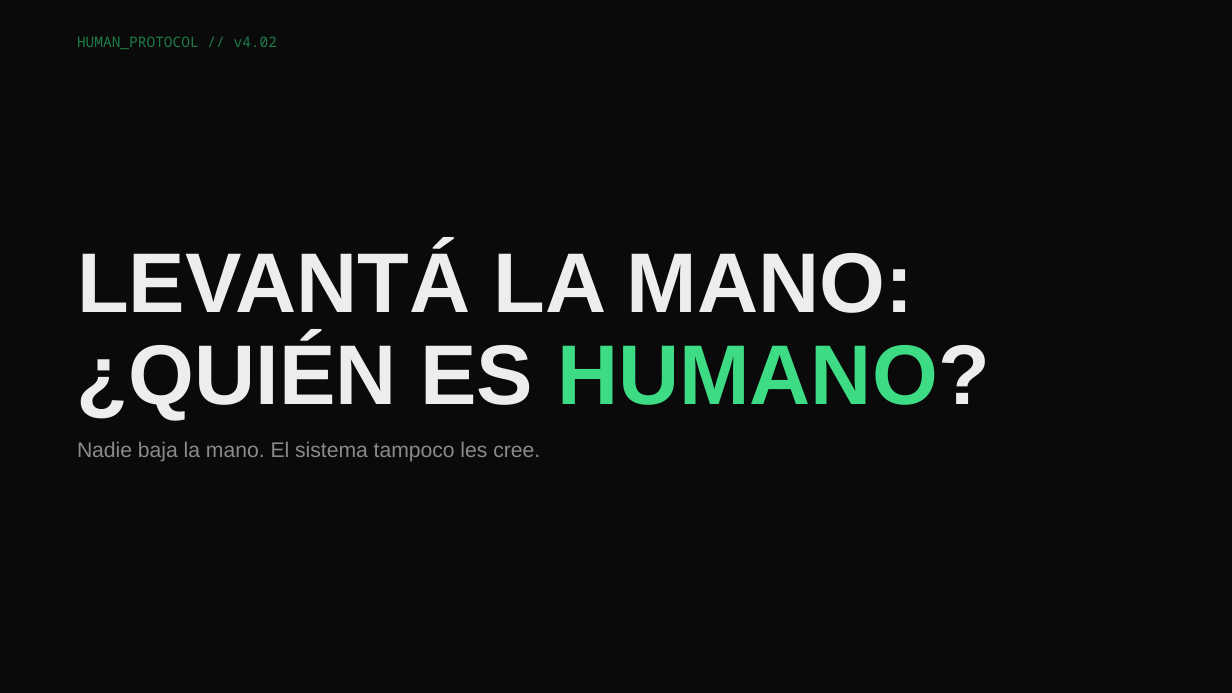
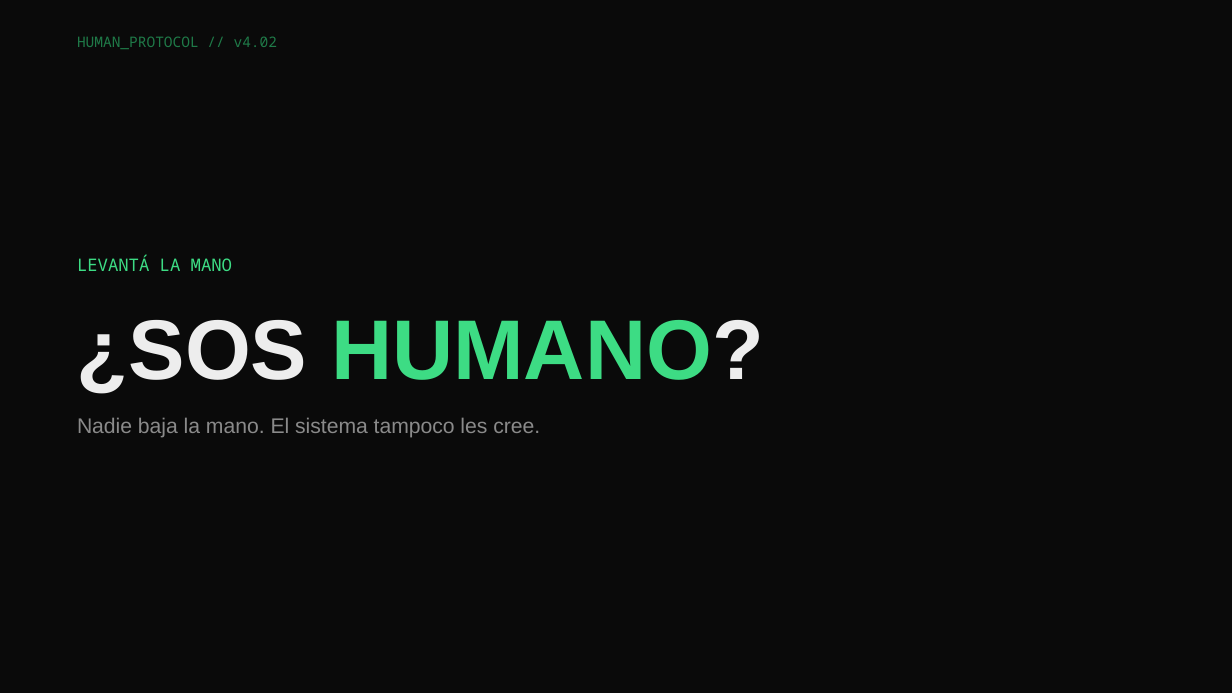
Before and after one commit to LorenGrz/HumanDetector, a slide deck: slide 1 of deck/dist/humandetector-editable.pptx. Drawn at 1232x693 pixels with LibreOffice and Linux fonts; fonts in the diff are those of the drawing. Boxes give left, top, right and bottom in pixels: in the first picture for what was removed or moved away, otherwise in the second. Text is boxed around its words. In the diff, an @@ line names an element or a change of style, - is before the commit and + after.

```diff
--- a/deck/dist/humandetector-editable.pptx
+++ b/deck/dist/humandetector-editable.pptx
@@ text at (77,255,232,271): text changed; size 66 to 13.5 pt; font Arial to Noto Sans Mono; text colour #EDEDED to #3DDC84; bold off @@
-LEVANTÁ LA MANO:
+LEVANTÁ LA MANO
@@ text at (77,320,764,394): text changed; text colour #EDEDED to #3DDC84 @@
-¿QUIÉN ES HUMANO?
+¿SOS HUMANO?
@@ text "Nadie baja la mano. El ...": place and size @@
-text "Nadie baja la mano. El ..." at (77,441,540,462)
+text "Nadie baja la mano. El ..." at (77,417,540,438)
```
Also in this commit, not shown: 4 other files.
